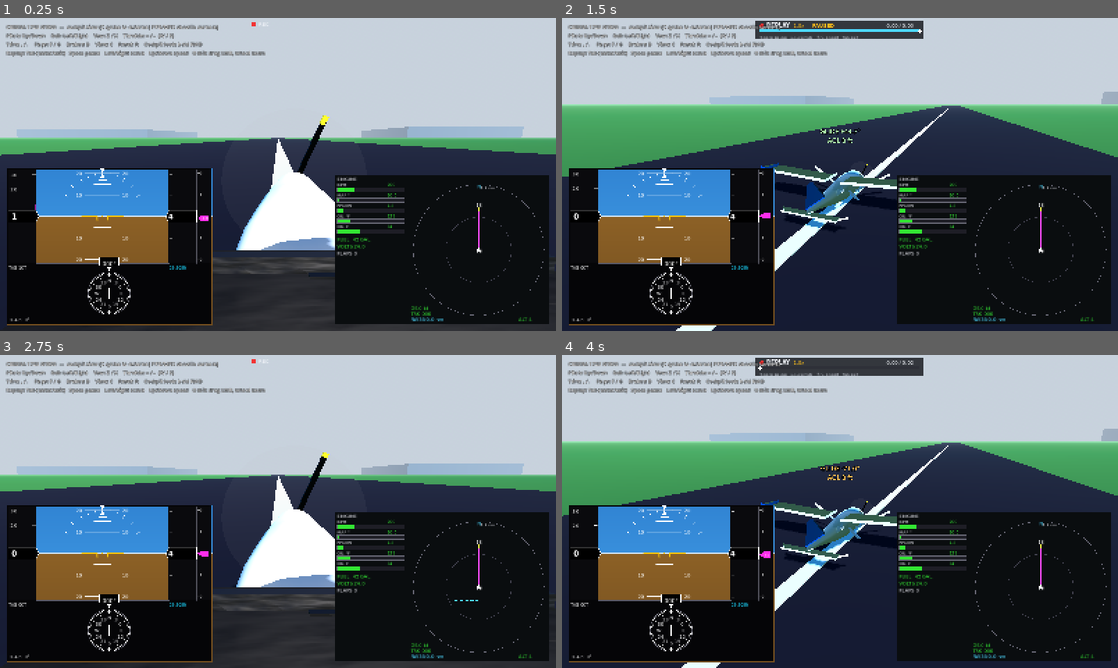
Above: before the commit, frames 1-4 (two rows, left to right).
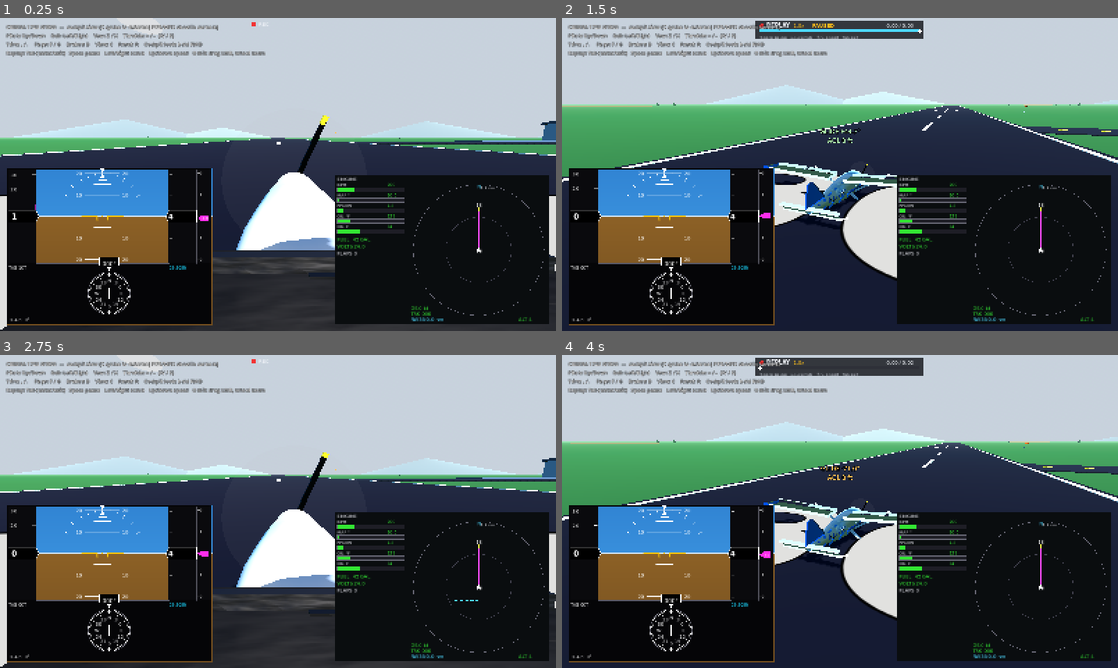
Above: after the commit, the same moments.

Repository: bigcubedata/test
Game: Godot game, scene res://src/Main.tscn
Two runs of this game, one before a commit and one after it. Both use one fixed random seed, a clock stepped at 60 frames per second and the inputs below.
Inputs (mouse positions are in pixels of both pictures, inside the frame that each line leads up to):
- Up to frame 1 (0.25 s): no input
- Up to frame 2 (1.5 s): move the mouse to (962, 158) at 0.52 s; hold Right (roll_right) 0.53-1.25 s; tap Tab (replay_toggle) at 0.6 s; click (962, 158) at 0.67 s; tap Enter at 1.25 s; drag from (728, 190) to (812, 237) at 1.27 s
- Up to frame 3 (2.75 s): tap R (reset_aircraft) at 2 s; move the mouse to (333, 442) at 2.02 s; hold Right (roll_right) from 2.03 s (still down); tap Tab (replay_toggle) at 2.1 s
- Up to frame 4 (4 s): release Right (roll_right) at 2.75 s; drag from (812, 574) to (673, 464) at 2.77 s; move the mouse to (1006, 558) at 3.52 s; hold Left (roll_left) from 3.53 s (still down); tap Tab (replay_toggle) at 3.6 s

The runs differ from the first frame. In frame 1, 4.0% of the frame differs, in the area x 0-100%, y 32-100%; in frame 2, 6.8%; in frame 3, 4.0%; in frame 4, 6.9%, in the area x 0-100%, y 21-100%.

Commit message:
Airframe detail pass + procedural airport/countryside scenery
Airframe, closer to the C172S:
- Animated control surfaces: the wing trailing edge now ends at 78% chord and
  separate hinged flap/aileron surfaces hang behind it; the fin/stab are split
  the same way for a hinged rudder and elevator. Flaps track FlightData (so
  they animate in replays too); ailerons/elevator/rudder track the live
  deflections.
- Greenhouse glazing: the windshield now rakes AFT (base at the cowl, top at
  the wing leading edge — it previously leaned forward), plus taller door
  windows, rear cabin windows and rear-quarter lights.
- Blue cheatline along both sides, segmented to follow the hull taper.
- N-number (N172SG) on the aft fuselage, rotated to follow the taper.
- Cowl details: intake scoops beside the spinner, landing light, exhaust stub.

Scenery (new World.gd, all primitives at load):
- Real runway markings: painted 36/18 numbers, threshold piano keys,
  aiming-point bars, dashed centreline (replaces the solid stripe), edge lines.
- GA airport east of the runway: taxiway with yellow centreline, apron,
  hangar, FBO with glass front, control tower, fuel farm, windsock.
- Countryside: 40+ farm-field patches, two hamlets of gabled houses, a
  MultiMesh stand of ~170 trees (clear of the approach corridor), a round
  lake, six smooth conical hills (replacing the two box hills) and a few
  fair-weather clouds.

Diff:
--- a/src/aircraft/Airframe.gd
+++ b/src/aircraft/Airframe.gd
@@ -17,8 +17,18 @@
 var _metal: StandardMaterial3D
 var _tire: StandardMaterial3D
 
+# Animated control-surface pivots (flaps follow FlightData; the rest follow
+# the parent Aircraft's live surface deflections).
+var _aircraft: Node
+var _flaps: Array = []
+var _ail_r: Node3D
+var _ail_l: Node3D
+var _elev: Node3D
+var _rud: Node3D
+
 
 func _ready() -> void:
+	_aircraft = get_parent()
 	_white = _mat(Color(0.80, 0.81, 0.84), 0.55, 0.0)
 	_blue = _mat(Color(0.12, 0.34, 0.62), 0.4, 0.1)
 	# Windshield: nearly clear and non-metallic so you can see the runway
@@ -35,6 +45,28 @@
 	_build_tail()
 	_build_gear()
 	_build_windows()
+	_build_stripe()
+	_build_cowl_details()
+	_build_registration()
+
+
+func _process(_delta: float) -> void:
+	# Animate control surfaces. Flaps track FlightData (so they replay too);
+	# ailerons/elevator/rudder track the live deflections on the Aircraft.
+	var fl := deg_to_rad(FlightData.flaps_deg)
+	for p in _flaps:
+		p.rotation.x = fl
+	if _aircraft == null:
+		return
+	var ail: float = _aircraft.aileron
+	if _ail_r:
+		_ail_r.rotation.x = -ail          # right aileron up on right-roll input
+	if _ail_l:
+		_ail_l.rotation.x = ail
+	if _elev:
+		_elev.rotation.x = -_aircraft.elevator * 1.2
+	if _rud:
+		_rud.rotation.y = _aircraft.rudder * 1.3
 
 
 # --------------------------------------------------------------------------
@@ -79,11 +111,13 @@
 #  Wings (tapered, rounded tip, dihedral) + struts
 # --------------------------------------------------------------------------
 func _build_wings() -> void:
-	# Planform in (span = u/X, chord = v/Z); thickness along Y.
+	# Planform in (span = u/X, chord = v/Z); thickness along Y. The trailing
+	# edge stops at v=0.70 — the last ~22% of chord is the separate flap and
+	# aileron surfaces built below, which animate.
 	var prof := PackedVector2Array([
 		Vector2(0.45, -0.55), Vector2(3.9, -0.55), Vector2(5.05, -0.40),
-		Vector2(5.30, 0.05), Vector2(5.05, 0.78), Vector2(3.9, 1.05),
-		Vector2(0.45, 1.05),
+		Vector2(5.30, 0.05), Vector2(5.05, 0.55), Vector2(3.9, 0.70),
+		Vector2(0.45, 0.70),
 	])
 	var dih := 0.05  # dihedral (rad)
 	for sign in [1.0, -1.0]:
@@ -94,11 +128,40 @@
 		# Blue tip cap.
 		var tip := PackedVector2Array([
 			Vector2(4.55, -0.42), Vector2(5.05, -0.40), Vector2(5.30, 0.05),
-			Vector2(5.05, 0.78), Vector2(4.55, 0.92)])
+			Vector2(5.05, 0.55), Vector2(4.55, 0.66)])
 		var tm := _extrude(tip, Vector3(sign, 0, 0), Vector3(0, 0, 1), 0.21,
 			Vector3(0, 0, -1.55), _blue)
 		tm.rotation = Vector3(0, 0, dih * sign)
 		tm.position.y = 0.84
+
+		# Hinged trailing-edge surfaces (hinge line at z = -0.85).
+		var surf := _mat(Color(0.72, 0.73, 0.76), 0.5, 0.0)
+		var flap := _hinged_surface(Vector3(sign * 1.5, 0.84 + 0.05 * 1.5, -0.85),
+			Vector3(1.9, 0.05, 0.36), dih * sign, surf)
+		_flaps.append(flap)
+		var ail := _hinged_surface(Vector3(sign * 3.7, 0.84 + 0.05 * 3.7, -0.85),
+			Vector3(2.1, 0.045, 0.32), dih * sign, surf)
+		if sign > 0.0:
+			_ail_r = ail
+		else:
+			_ail_l = ail
+
+
+## A control surface hanging aft (+Z) of its hinge-line pivot.
+func _hinged_surface(pivot_pos: Vector3, sz: Vector3, roll: float,
+		mat: StandardMaterial3D) -> Node3D:
+	var pivot := Node3D.new()
+	pivot.position = pivot_pos
+	pivot.rotation.z = roll
+	add_child(pivot)
+	var mi := MeshInstance3D.new()
+	var bm := BoxMesh.new()
+	bm.size = sz
+	mi.mesh = bm
+	mi.material_override = mat
+	mi.position = Vector3(0, 0, sz.z * 0.5 - 0.02)
+	pivot.add_child(mi)
+	return pivot
 
 
 func _build_struts() -> void:
@@ -135,18 +198,41 @@
 # --------------------------------------------------------------------------
 func _build_tail() -> void:
 	# Vertical fin (planform in chord=Z, height=Y; thin in X) with dorsal fin.
+	# The trailing part is a separate rudder hinged at z = 3.30.
 	var fin := PackedVector2Array([
-		Vector2(1.9, 0.30), Vector2(3.05, 1.45), Vector2(3.5, 1.45),
-		Vector2(3.72, 0.34),
+		Vector2(1.9, 0.30), Vector2(3.05, 1.45), Vector2(3.28, 1.45),
+		Vector2(3.30, 0.32),
 	])
 	_add_mesh(_extrude_mesh(fin, Vector3(0, 0, 1), Vector3(0, 1, 0), 0.08), _blue)
 
-	# Horizontal stabiliser (span=X, chord=Z; thin in Y), tapered with elevator.
+	_rud = Node3D.new()
+	_rud.position = Vector3(0, 0, 3.30)
+	add_child(_rud)
+	var rud_prof := PackedVector2Array([
+		Vector2(0.0, 0.30), Vector2(0.42, 0.36), Vector2(0.26, 1.44), Vector2(0.0, 1.45),
+	])
+	var rud_mi := MeshInstance3D.new()
+	rud_mi.mesh = _extrude_mesh(rud_prof, Vector3(0, 0, 1), Vector3(0, 1, 0), 0.07)
+	rud_mi.material_override = _blue
+	_rud.add_child(rud_mi)
+
+	# Horizontal stabiliser (span=X, chord=Z; thin in Y); the elevator hangs
+	# from a hinge at z = 3.40.
 	var stab := PackedVector2Array([
-		Vector2(-1.75, 3.08), Vector2(1.75, 3.08), Vector2(1.45, 3.42),
-		Vector2(1.45, 3.66), Vector2(-1.45, 3.66), Vector2(-1.45, 3.42),
+		Vector2(-1.75, 3.08), Vector2(1.75, 3.08), Vector2(1.5, 3.40), Vector2(-1.5, 3.40),
 	])
 	_extrude(stab, Vector3(1, 0, 0), Vector3(0, 0, 1), 0.10, Vector3(0, 0.32, 0), _white)
+
+	_elev = Node3D.new()
+	_elev.position = Vector3(0, 0.32, 3.40)
+	add_child(_elev)
+	var ele_mi := MeshInstance3D.new()
+	var ele_bm := BoxMesh.new()
+	ele_bm.size = Vector3(3.05, 0.07, 0.30)
+	ele_mi.mesh = ele_bm
+	ele_mi.material_override = _white
+	ele_mi.position = Vector3(0, 0, 0.14)
+	_elev.add_child(ele_mi)
 
 
 # --------------------------------------------------------------------------
@@ -190,27 +276,89 @@
 #  Glass: windshield + side windows
 # --------------------------------------------------------------------------
 func _build_windows() -> void:
-	# Windshield (two angled panes meeting at the centre post).
+	# Big Cessna glazing: a wide windshield raked AFT (base at the cowl, top at
+	# the wing leading edge), tall door windows, rear windows and small
+	# rear-quarter lights — the 172's greenhouse look.
 	var wprof := PackedVector2Array([
-		Vector2(-0.5, 0.0), Vector2(0.5, 0.0), Vector2(0.42, 0.62), Vector2(-0.42, 0.62)])
-	var ws := _extrude(wprof, Vector3(1, 0, 0), Vector3(0, 0.7, -0.72).normalized(), 0.02,
-		Vector3(0, 0.32, -2.15), _glass)
-	# Side windows (cabin), left and right, sitting just proud of the skin.
+		Vector2(-0.56, 0.0), Vector2(0.56, 0.0), Vector2(0.46, 0.68), Vector2(-0.46, 0.68)])
+	_extrude(wprof, Vector3(1, 0, 0), Vector3(0, 0.75, 0.55).normalized(), 0.02,
+		Vector3(0, 0.24, -2.42), _glass)
 	for sign in [1.0, -1.0]:
-		var swin := PackedVector2Array([
-			Vector2(-0.5, -0.16), Vector2(0.5, -0.16), Vector2(0.42, 0.18), Vector2(-0.42, 0.18)])
-		var m := _extrude(swin, Vector3(0, 0, 1), Vector3(0, 1, 0), 0.02,
-			Vector3(sign * 0.63, 0.30, -1.35), _glass)
-		m.rotation = Vector3(0, sign * -0.05, 0)  # toe in to follow the body
+		# Door window.
+		var door := PackedVector2Array([
+			Vector2(-0.52, -0.20), Vector2(0.52, -0.20), Vector2(0.44, 0.24), Vector2(-0.44, 0.24)])
+		var m := _extrude(door, Vector3(0, 0, 1), Vector3(0, 1, 0), 0.02,
+			Vector3(sign * 0.615, 0.30, -1.42), _glass)
+		m.rotation = Vector3(0, sign * -0.04, 0)  # toe in to follow the body
+		# Rear cabin window.
+		var rear := PackedVector2Array([
+			Vector2(-0.46, -0.16), Vector2(0.46, -0.16), Vector2(0.38, 0.22), Vector2(-0.38, 0.22)])
+		var r := _extrude(rear, Vector3(0, 0, 1), Vector3(0, 1, 0), 0.02,
+			Vector3(sign * 0.575, 0.30, -0.40), _glass)
+		r.rotation = Vector3(0, sign * -0.09, 0)
+		# Rear-quarter light on the tapering aft cabin.
+		var qtr := PackedVector2Array([
+			Vector2(-0.30, -0.10), Vector2(0.30, -0.10), Vector2(0.22, 0.16), Vector2(-0.22, 0.16)])
+		var q := _extrude(qtr, Vector3(0, 0, 1), Vector3(0, 1, 0), 0.02,
+			Vector3(sign * 0.50, 0.30, 0.42), _glass)
+		q.rotation = Vector3(0, sign * -0.14, 0)
 
 
 func _build_stripe() -> void:
-	# Cheatline along the fuselage sides.
-	for sign in [1.0, -1.0]:
-		var st := PackedVector2Array([
-			Vector2(-3.4, 0.0), Vector2(2.6, 0.0), Vector2(2.6, 0.10), Vector2(-3.4, 0.10)])
-		_extrude(st, Vector3(0, 0, 1), Vector3(0, 1, 0), 0.01,
-			Vector3(sign * 0.585, -0.05, 0.0), _blue)
+	# Blue cheatline along the fuselage sides, segmented so it follows the
+	# hull's taper (a single flat plane would bury itself or float).
+	var pts := [
+		[-2.90, 0.46], [-2.40, 0.555], [-1.60, 0.585], [-0.60, 0.575],
+		[0.40, 0.51], [1.30, 0.38], [2.20, 0.24], [2.90, 0.15],
+	]
+	for side in [1.0, -1.0]:
+		for i in range(pts.size() - 1):
+			var z0: float = pts[i][0]
+			var w0: float = pts[i][1]
+			var z1: float = pts[i + 1][0]
+			var w1: float = pts[i + 1][1]
+			var length := z1 - z0
+			var seg := _box(Vector3(0.02, 0.15, length + 0.06),
+				Vector3(side * ((w0 + w1) * 0.5 + 0.012), -0.10, (z0 + z1) * 0.5), _blue)
+			seg.rotation.y = side * atan2(w0 - w1, length)
+
+
+func _build_cowl_details() -> void:
+	# Air-intake scoops each side of the spinner, a landing light between them
+	# and an exhaust stub under the right cowl cheek.
+	var dark := _mat(Color(0.05, 0.05, 0.06), 0.7, 0.0)
+	for s in [1.0, -1.0]:
+		_box(Vector3(0.16, 0.11, 0.10), Vector3(s * 0.15, -0.14, -3.40), dark)
+	_box(Vector3(0.12, 0.07, 0.06), Vector3(0.0, -0.24, -3.44),
+		_mat(Color(0.9, 0.92, 0.82), 0.2, 0.4))
+	var pipe := _box(Vector3(0.07, 0.07, 0.30), Vector3(0.16, -0.47, -2.95),
+		_mat(Color(0.25, 0.25, 0.27), 0.5, 0.6))
+	pipe.rotation.x = 0.25
+
+
+func _build_registration() -> void:
+	# N-number on both sides of the aft fuselage, rotated to follow the taper.
+	for s in [1.0, -1.0]:
+		var l := Label3D.new()
+		l.text = "N172SG"
+		l.font = UiFont.bold()
+		l.font_size = 120
+		l.pixel_size = 0.0032
+		l.modulate = Color(0.10, 0.22, 0.45)
+		l.position = Vector3(s * 0.40, 0.16, 1.15)
+		l.rotation.y = s * (PI * 0.5 - 0.14)
+		add_child(l)
+
+
+func _box(sz: Vector3, pos: Vector3, mat: StandardMaterial3D) -> MeshInstance3D:
+	var mi := MeshInstance3D.new()
+	var bm := BoxMesh.new()
+	bm.size = sz
+	mi.mesh = bm
+	mi.material_override = mat
+	mi.position = pos
+	add_child(mi)
+	return mi
 
 
 # --------------------------------------------------------------------------
--- /dev/null
+++ b/src/world/World.gd
@@ -0,0 +1,258 @@
+extends Node3D
+## Procedural scenery detail, built from primitives at load (no art assets):
+##  - proper runway markings: numbers, threshold piano keys, aiming-point bars,
+##    dashed centreline, edge lines
+##  - a small GA airport east of the runway: taxiway, apron, hangar, FBO,
+##    control tower, fuel farm, windsock
+##  - countryside: farm-field patches, tree stands, two hamlets, a lake,
+##    smooth distant hills and a few fair-weather clouds
+
+const Z_SOUTH := 550.0     # runway 36 threshold (depart to the north)
+const Z_NORTH := -950.0    # runway 18 threshold
+const RWY_Y := 0.30        # top surface of the runway slab
+
+var _rng := RandomNumberGenerator.new()
+
+
+func _ready() -> void:
+	_rng.seed = 172
+	_runway_markings()
+	_airport()
+	_fields()
+	_trees()
+	_hills_and_lake()
+	_clouds()
+
+
+# --------------------------------------------------------------------------
+#  Helpers
+# --------------------------------------------------------------------------
+func _m(c: Color, rough := 0.9, unshaded := false) -> StandardMaterial3D:
+	var m := StandardMaterial3D.new()
+	m.albedo_color = c
+	m.roughness = rough
+	if unshaded:
+		m.shading_mode = BaseMaterial3D.SHADING_MODE_UNSHADED
+	return m
+
+
+func _box(sz: Vector3, pos: Vector3, mat: Material, rot := Vector3.ZERO) -> MeshInstance3D:
+	var mi := MeshInstance3D.new()
+	var bm := BoxMesh.new()
+	bm.size = sz
+	mi.mesh = bm
+	mi.material_override = mat
+	mi.position = pos
+	mi.rotation = rot
+	add_child(mi)
+	return mi
+
+
+func _cyl(top_r: float, bot_r: float, h: float, pos: Vector3, mat: Material,
+		rot := Vector3.ZERO) -> MeshInstance3D:
+	var mi := MeshInstance3D.new()
+	var cm := CylinderMesh.new()
+	cm.top_radius = top_r
+	cm.bottom_radius = bot_r
+	cm.height = h
+	mi.mesh = cm
+	mi.material_override = mat
+	mi.position = pos
+	mi.rotation = rot
+	add_child(mi)
+	return mi
+
+
+# --------------------------------------------------------------------------
+#  Runway markings
+# --------------------------------------------------------------------------
+func _runway_markings() -> void:
+	var paint := _m(Color(0.88, 0.88, 0.86), 0.7)
+	var yellow := _m(Color(0.85, 0.75, 0.15), 0.7)
+
+	# Edge lines.
+	for s in [1.0, -1.0]:
+		_box(Vector3(0.9, 0.04, 1440.0), Vector3(s * 21.3, RWY_Y + 0.02, -200.0), paint)
+
+	# Dashed centreline (real runways use dashes, not a solid stripe).
+	var z := Z_NORTH + 95.0
+	while z < Z_SOUTH - 95.0:
+		_box(Vector3(0.9, 0.04, 30.0), Vector3(0.0, RWY_Y + 0.02, z + 15.0), paint)
+		z += 60.0
+
+	# Threshold piano keys, four each side of the centreline at both ends.
+	for endsign in [1.0, -1.0]:
+		var zk := (Z_SOUTH - 22.0) if endsign > 0.0 else (Z_NORTH + 22.0)
+		for i in range(4):
+			var x := 3.6 + i * 5.4
+			_box(Vector3(1.8, 0.04, 26.0), Vector3(x, RWY_Y + 0.02, zk), paint)
+			_box(Vector3(1.8, 0.04, 26.0), Vector3(-x, RWY_Y + 0.02, zk), paint)
+
+	# Aiming-point bars ~300 m past each threshold.
+	for endsign in [1.0, -1.0]:
+		var za := (Z_SOUTH - 300.0) if endsign > 0.0 else (Z_NORTH + 300.0)
+		for s in [1.0, -1.0]:
+			_box(Vector3(3.0, 0.04, 45.0), Vector3(s * 8.5, RWY_Y + 0.02, za), paint)
+
+	# Painted runway numbers, oriented for the pilot on approach.
+	_number("36", Vector3(0.0, RWY_Y + 0.05, Z_SOUTH - 70.0), 0.0)
+	_number("18", Vector3(0.0, RWY_Y + 0.05, Z_NORTH + 70.0), 180.0)
+
+	# Taxiway centreline out to the apron.
+	_box(Vector3(62.0, 0.03, 0.5), Vector3(56.0, 0.27, 420.0), yellow)
+
+
+func _number(text: String, pos: Vector3, yaw_deg: float) -> void:
+	var l := Label3D.new()
+	l.text = text
+	l.font = UiFont.bold()
+	l.font_size = 320
+	l.pixel_size = 0.045
+	l.modulate = Color(0.92, 0.92, 0.9)
+	l.position = pos
+	l.rotation_degrees = Vector3(-90.0, yaw_deg, 0.0)
+	add_child(l)
+
+
+# --------------------------------------------------------------------------
+#  Airport buildings (east of the runway, by the spawn point)
+# --------------------------------------------------------------------------
+func _airport() -> void:
+	var asphalt := _m(Color(0.17, 0.17, 0.19), 0.9)
+	var concrete := _m(Color(0.42, 0.42, 0.44), 0.9)
+	var steel := _m(Color(0.60, 0.62, 0.66), 0.6)
+	var roof := _m(Color(0.30, 0.32, 0.36), 0.7)
+	var glassy := _m(Color(0.15, 0.22, 0.30), 0.3)
+
+	# Taxiway + apron.
+	_box(Vector3(70.0, 0.24, 16.0), Vector3(57.0, 0.12, 420.0), asphalt)
+	_box(Vector3(130.0, 0.22, 150.0), Vector3(157.0, 0.11, 430.0), concrete)
+
+	# Hangar with a shallow roof cap and a big door strip.
+	_box(Vector3(42.0, 9.0, 30.0), Vector3(170.0, 4.5, 375.0), steel)
+	_box(Vector3(44.0, 1.4, 32.0), Vector3(170.0, 9.7, 375.0), roof)
+	_box(Vector3(32.0, 7.0, 0.5), Vector3(170.0, 3.5, 390.3), _m(Color(0.5, 0.52, 0.55), 0.6))
+
+	# FBO building with a glass front.
+	_box(Vector3(20.0, 6.0, 14.0), Vector3(126.0, 3.0, 478.0), _m(Color(0.72, 0.70, 0.66), 0.8))
+	_box(Vector3(21.0, 0.8, 15.0), Vector3(126.0, 6.4, 478.0), roof)
+	_box(Vector3(18.0, 1.8, 0.4), Vector3(126.0, 3.6, 485.2), glassy)
+
+	# Control tower: shaft, glazed cab, roof, antenna.
+	_cyl(2.4, 2.8, 16.0, Vector3(196.0, 8.0, 470.0), concrete)
+	_box(Vector3(7.0, 3.4, 7.0), Vector3(196.0, 17.7, 470.0), glassy)
+	_box(Vector3(8.0, 0.6, 8.0), Vector3(196.0, 19.7, 470.0), roof)
+	_cyl(0.05, 0.05, 4.0, Vector3(196.0, 22.0, 470.0), steel)
+
+	# Fuel farm.
+	var tank := _m(Color(0.85, 0.86, 0.88), 0.4)
+	_cyl(2.2, 2.2, 5.0, Vector3(150.0, 2.5, 490.0), tank)
+	_cyl(2.2, 2.2, 5.0, Vector3(158.0, 2.5, 490.0), tank)
+
+	# Windsock beside the runway.
+	_cyl(0.06, 0.06, 5.0, Vector3(40.0, 2.5, 330.0), steel)
+	_cyl(0.10, 0.34, 1.6, Vector3(40.9, 5.0, 330.0), _m(Color(0.95, 0.45, 0.08), 0.8),
+		Vector3(0.0, 0.0, -PI * 0.5))
+
+
+# --------------------------------------------------------------------------
+#  Countryside: farm fields + hamlets
+# --------------------------------------------------------------------------
+func _fields() -> void:
+	var palette := [
+		Color(0.33, 0.42, 0.20), Color(0.45, 0.42, 0.22), Color(0.52, 0.47, 0.26),
+		Color(0.29, 0.38, 0.19), Color(0.42, 0.37, 0.18), Color(0.37, 0.45, 0.23),
+	]
+	for i in range(46):
+		var x := _rng.randf_range(-4200.0, 4200.0)
+		var z := _rng.randf_range(-4200.0, 4200.0)
+		if absf(x) < 220.0 and z > -2400.0 and z < 2000.0:
+			continue  # keep the runway corridor clear
+		var mi := MeshInstance3D.new()
+		var pm := PlaneMesh.new()
+		pm.size = Vector2(_rng.randf_range(200.0, 480.0), _rng.randf_range(160.0, 420.0))
+		mi.mesh = pm
+		mi.material_override = _m(palette[_rng.randi_range(0, palette.size() - 1)], 0.95)
+		mi.position = Vector3(x, 0.02 + 0.004 * i, z)
+		add_child(mi)
+
+	# Two hamlets: clusters of simple gabled houses.
+	for center in [Vector2(-1900.0, 1500.0), Vector2(2400.0, -1700.0)]:
+		for i in range(8):
+			var hx: float = center.x + _rng.randf_range(-220.0, 220.0)
+			var hz: float = center.y + _rng.randf_range(-220.0, 220.0)
+			var w := _rng.randf_range(9.0, 16.0)
+			var d := _rng.randf_range(8.0, 14.0)
+			var h := _rng.randf_range(4.0, 6.5)
+			_box(Vector3(w, h, d), Vector3(hx, h * 0.5, hz), _m(Color(0.78, 0.74, 0.68), 0.8))
+			_box(Vector3(w + 1.0, 1.0, d + 1.0), Vector3(hx, h + 0.5, hz),
+				_m(Color(0.42, 0.28, 0.22), 0.8))
+
+
+# --------------------------------------------------------------------------
+#  Tree stands (one MultiMesh of cone canopies)
+# --------------------------------------------------------------------------
+func _trees() -> void:
+	var mm := MultiMesh.new()
+	mm.transform_format = MultiMesh.TRANSFORM_3D
+	var cone := CylinderMesh.new()
+	cone.top_radius = 0.0
+	cone.bottom_radius = 2.6
+	cone.height = 7.0
+	mm.mesh = cone
+	var count := 170
+	mm.instance_count = count
+	var placed := 0
+	while placed < count:
+		var x := _rng.randf_range(-3600.0, 3600.0)
+		var z := _rng.randf_range(-3600.0, 3600.0)
+		if absf(x) < 170.0 and z > -2300.0 and z < 1900.0:
+			continue  # approach/departure corridor
+		if x > 30.0 and x < 260.0 and z > 300.0 and z < 520.0:
+			continue  # apron area
+		var s := _rng.randf_range(0.8, 1.8)
+		mm.set_instance_transform(placed,
+			Transform3D(Basis.IDENTITY.scaled(Vector3(s, s, s)), Vector3(x, 3.4 * s, z)))
+		placed += 1
+	var mi := MultiMeshInstance3D.new()
+	mi.multimesh = mm
+	mi.material_override = _m(Color(0.14, 0.30, 0.13), 0.95)
+	add_child(mi)
+
+
+# --------------------------------------------------------------------------
+#  Distant hills + a lake
+# --------------------------------------------------------------------------
+func _hills_and_lake() -> void:
+	var specs := [
+		[5200.0, -7000.0, 2400.0, 620.0, Color(0.30, 0.36, 0.33)],
+		[-6200.0, -8200.0, 3200.0, 780.0, Color(0.27, 0.33, 0.31)],
+		[-2600.0, -9500.0, 2600.0, 520.0, Color(0.33, 0.39, 0.34)],
+		[7800.0, -2600.0, 2800.0, 660.0, Color(0.31, 0.37, 0.33)],
+		[-8400.0, 1800.0, 3000.0, 700.0, Color(0.29, 0.35, 0.32)],
+		[6800.0, 6200.0, 2600.0, 560.0, Color(0.32, 0.38, 0.34)],
+	]
+	for s in specs:
+		_cyl(0.0, s[2], s[3], Vector3(s[0], s[3] * 0.5 - 40.0, s[1]), _m(s[4], 1.0))
+
+	_cyl(430.0, 450.0, 0.06, Vector3(2600.0, 0.03, 2300.0), _m(Color(0.15, 0.30, 0.42), 0.15))
+
+
+# --------------------------------------------------------------------------
+#  Fair-weather clouds (flattened unshaded spheres)
+# --------------------------------------------------------------------------
+func _clouds() -> void:
+	var cm := _m(Color(1.0, 1.0, 1.0, 0.88), 1.0, true)
+	cm.transparency = BaseMaterial3D.TRANSPARENCY_ALPHA
+	for i in range(9):
+		var mi := MeshInstance3D.new()
+		var sm := SphereMesh.new()
+		sm.radius = 130.0
+		sm.height = 80.0
+		mi.mesh = sm
+		mi.material_override = cm
+		mi.cast_shadow = GeometryInstance3D.SHADOW_CASTING_SETTING_OFF
+		mi.position = Vector3(_rng.randf_range(-6000.0, 6000.0),
+			_rng.randf_range(1200.0, 2100.0), _rng.randf_range(-7000.0, 5000.0))
+		mi.scale = Vector3(_rng.randf_range(1.6, 3.4), 1.0, _rng.randf_range(1.6, 3.4))
+		add_child(mi)
--- a/src/world/World.tscn
+++ b/src/world/World.tscn
@@ -1,4 +1,6 @@
-[gd_scene load_steps=16 format=3 uid="uid://c172s_world"]
+[gd_scene load_steps=11 format=3 uid="uid://c172s_world"]
+
+[ext_resource type="Script" path="res://src/world/World.gd" id="1_world"]
 
 [sub_resource type="ProceduralSkyMaterial" id="sky_mat"]
 sky_top_color = Color(0.18, 0.42, 0.78, 1)
@@ -38,26 +40,15 @@
 albedo_color = Color(0.14, 0.14, 0.16, 1)
 roughness = 0.9
 
-[sub_resource type="BoxMesh" id="mesh_centerline"]
-size = Vector3(0.8, 0.32, 1500)
-
 [sub_resource type="StandardMaterial3D" id="mat_paint"]
 albedo_color = Color(0.85, 0.85, 0.85, 1)
 roughness = 0.7
-
-[sub_resource type="BoxMesh" id="mesh_hill"]
-size = Vector3(2000, 600, 2000)
-
-[sub_resource type="StandardMaterial3D" id="mat_hill"]
-albedo_color = Color(0.20, 0.27, 0.32, 1)
-roughness = 1.0
-specular_mode = 1
-shading_mode = 1
 
 [sub_resource type="BoxMesh" id="mesh_marker"]
 size = Vector3(45, 0.34, 3)
 
 [node name="World" type="Node3D"]
+script = ExtResource("1_world")
 
 [node name="WorldEnvironment" type="WorldEnvironment" parent="."]
 environment = SubResource("env")
@@ -77,11 +68,6 @@
 mesh = SubResource("mesh_runway")
 surface_material_override/0 = SubResource("mat_asphalt")
 
-[node name="Centerline" type="MeshInstance3D" parent="."]
-transform = Transform3D(1, 0, 0, 0, 1, 0, 0, 0, 1, 0, 0.18, -200)
-mesh = SubResource("mesh_centerline")
-surface_material_override/0 = SubResource("mat_paint")
-
 [node name="Threshold1" type="MeshInstance3D" parent="."]
 transform = Transform3D(1, 0, 0, 0, 1, 0, 0, 0, 1, 0, 0.2, -930)
 mesh = SubResource("mesh_marker")
@@ -91,13 +77,3 @@
 transform = Transform3D(1, 0, 0, 0, 1, 0, 0, 0, 1, 0, 0.2, 530)
 mesh = SubResource("mesh_marker")
 surface_material_override/0 = SubResource("mat_paint")
-
-[node name="Hill1" type="MeshInstance3D" parent="."]
-transform = Transform3D(1.6, 0, 0, 0, 0.7, 0, 0, 0, 1.6, 5200, 90, -7000)
-mesh = SubResource("mesh_hill")
-surface_material_override/0 = SubResource("mat_hill")
-
-[node name="Hill2" type="MeshInstance3D" parent="."]
-transform = Transform3D(2.0, 0, 0, 0, 0.6, 0, 0, 0, 2.0, -6000, 70, -8000)
-mesh = SubResource("mesh_hill")
-surface_material_override/0 = SubResource("mat_hill")
